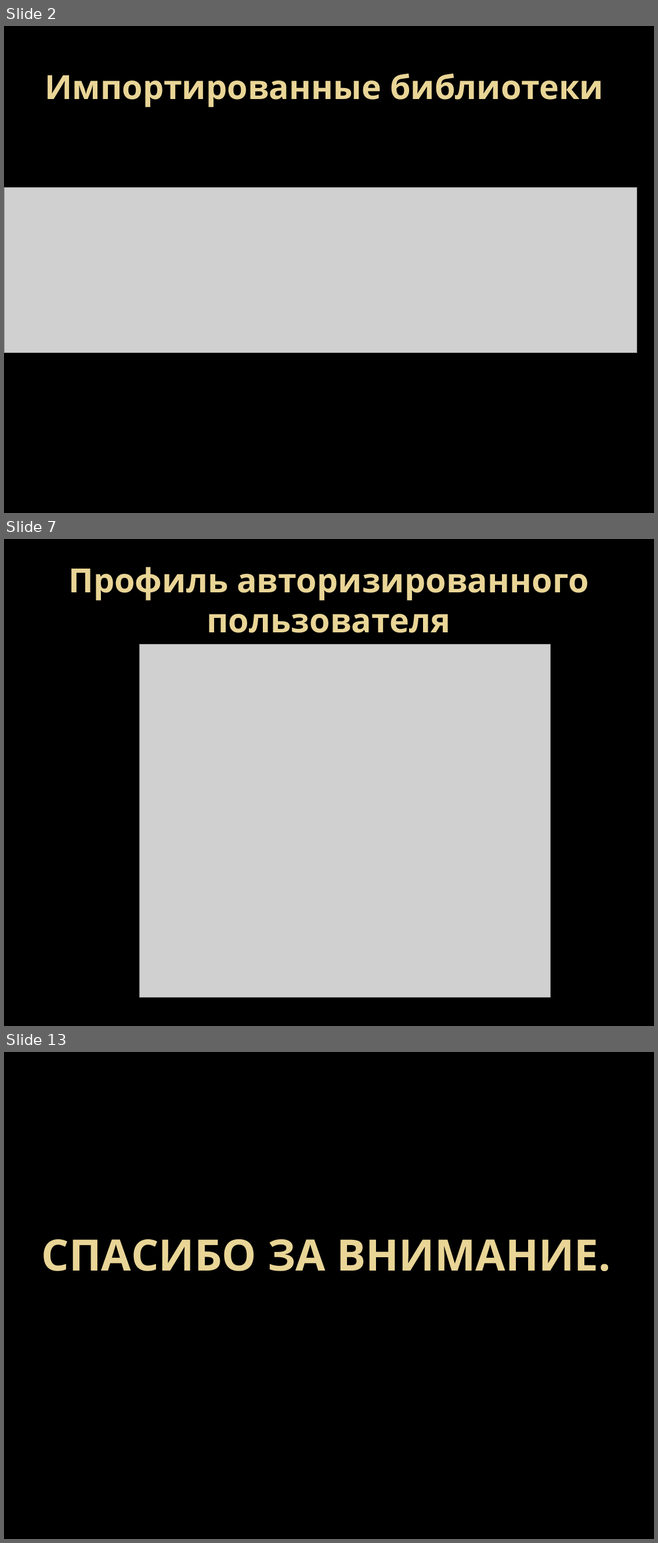
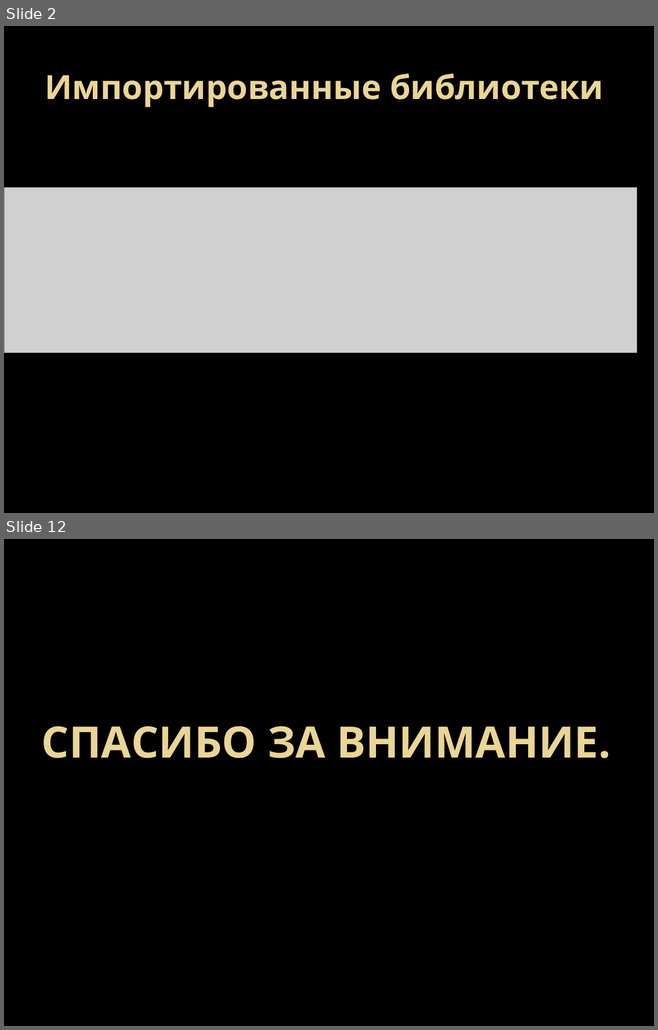
Before and after one commit to Kirill-Kuznetsov-git/online-shop, a slide deck: presentation.pptx. Shown one above the other, each under a label of ours: slides 2, 7 and 13 before the commit, slides 2 and 12 after it; the slides between them are not shown. The pictures are 658x1543 and 658x1030 pixels, drawn with LibreOffice and Linux fonts; fonts in the diff are those of the drawing; grey boxes stand for pictures; background and template pictures are left out. Boxes give left, top, right and bottom in pixels: in the first picture for what was removed or moved away, otherwise in the second. Text is boxed around its words. In the diff, an @@ line names an element or a change of style, - is before the commit and + after.

```diff
--- a/presentation.pptx
+++ b/presentation.pptx
@@ slide 7 removed at [4,539,654,1026], background picture (left out) @@
@@ title removed at [68,567,588,633] @@
-Профиль авторизированного пользователя
@@ picture removed at [140,644,550,997] @@
@@ what was slide 13 is now slide 12 @@
```
Also in this commit, not shown: 2 slides changed, 7 slides added, 7 other slides removed.
